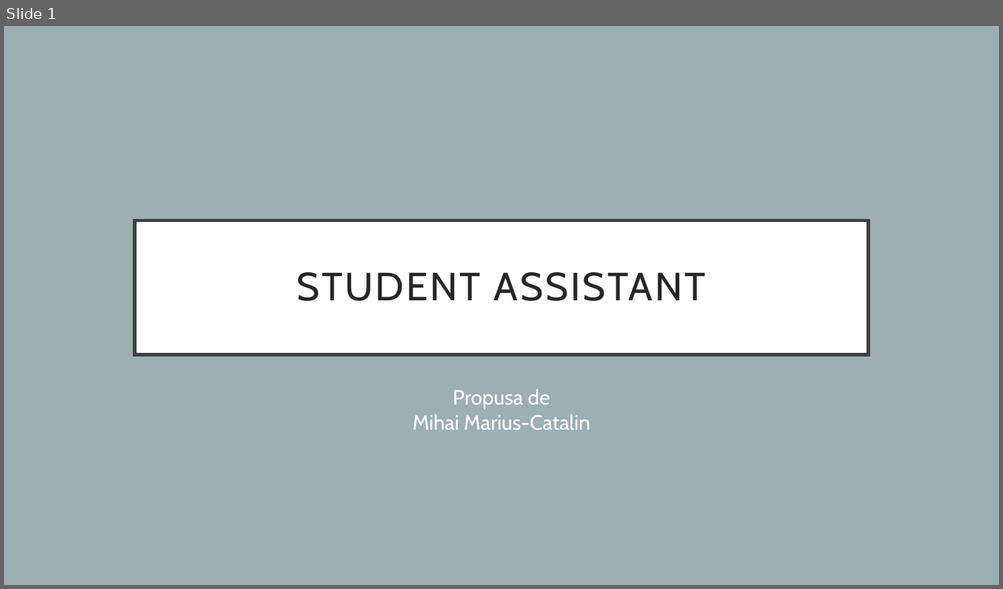
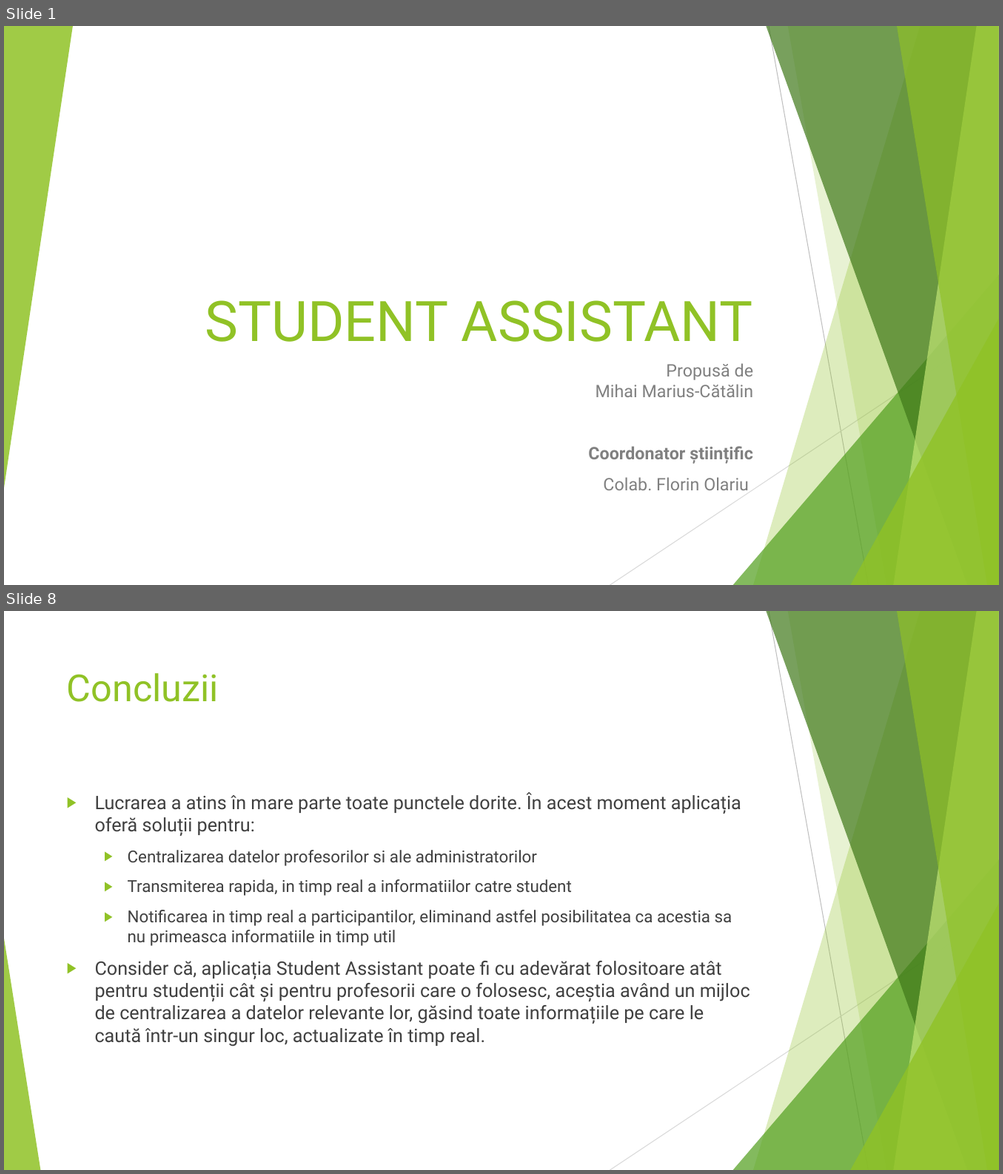
Before and after one commit to MihaiCatalin97/StudentAssistant, a slide deck: Licenta2020MihaiMariusCatalin/Prezentare.pptx. Shown one above the other, each under a label of ours: slide 1 before the commit, slides 1 and 8 after it; the slides between them are not shown. The pictures are 1003x589 and 1003x1174 pixels, drawn with LibreOffice and Linux fonts; fonts in the diff are those of the drawing. Boxes give left, top, right and bottom in pixels: in the first picture for what was removed or moved away, otherwise in the second. Text is boxed around its words. In the diff, an @@ line names an element or a change of style, - is before the commit and + after.

```diff
--- a/Licenta2020MihaiMariusCatalin/Prezentare.pptx
+++ b/Licenta2020MihaiMariusCatalin/Prezentare.pptx
@@ slide 8 added at (x1=4, y1=611, x2=999, y2=1170), background #FFFFFF; not listed: 9 template elements that a slide beside it also shows @@
@@ title added at (x1=67, y1=673, x2=219, y2=702), 36 pt, text #90C226 @@
+Concluzii
@@ text added at (x1=95, y1=792, x2=750, y2=1047), 18 pt, text #404040 @@
+▶ Lucrarea a atins în mare parte toate punctele dorite. În acest moment aplicația oferă soluții pentru:
+  ▶ Centralizarea datelor profesorilor si ale administratorilor
+  ▶ Transmiterea rapida, in timp real a informatiilor catre student
+  ▶ Notificarea in timp real a participantilor, eliminand astfel posibilitatea ca acestia sa nu primeasca informatiile in timp util
+▶ Consider că, aplicația Student Assistant poate fi cu adevărat folositoare atât pentru studenții cât și pentru profesorii care o folosesc, aceștia având un mijloc de centralizarea a datelor relevante lor, găsind toate informațiile pe care le caută într-un singur loc, actualizate în timp real.
@@ triangle added at (x1=4, y1=939, x2=40, y2=1170), fill #90C226 at 85% opacity @@
@@ slide 1 changed as well @@
@@ background #9BAFB5 to #FFFFFF @@
@@ group added at (x1=4, y1=26, x2=999, y2=585): 5 freeform shapes, 3 triangles, 2 lines @@
@@ title "STUDENT ASSISTANT" moved from (x1=134, y1=221, x2=868, y2=355) to (x1=205, y1=301, x2=753, y2=342) @@
@@ title "STUDENT ASSISTANT" at (x1=205, y1=301, x2=753, y2=342): size 38 to 54 pt, font Cabin to Roboto, text colour #262626 to #90C226, letter spacing 2 to 0 pt; alignment centre to right; line spacing 0.9 to 1; vertical alignment middle to bottom; fill #FFFFFF to none; outline #404040 3 pt to none @@
@@ subtitle at (x1=588, y1=363, x2=754, y2=491): text changed; size 20 to 16.6 pt; font Cabin to Roboto; text colour #FFFFFF to #808080 @@
-Propusa de
-Mihai Marius-Catalin
+Propusă de
+Mihai Marius-Cătălin
+Coordonator științific
+Colab. Florin Olariu
```
Also in this commit, not shown: 1 other slide changed, 6 other slides added, 5 slides removed, 2 other files.
